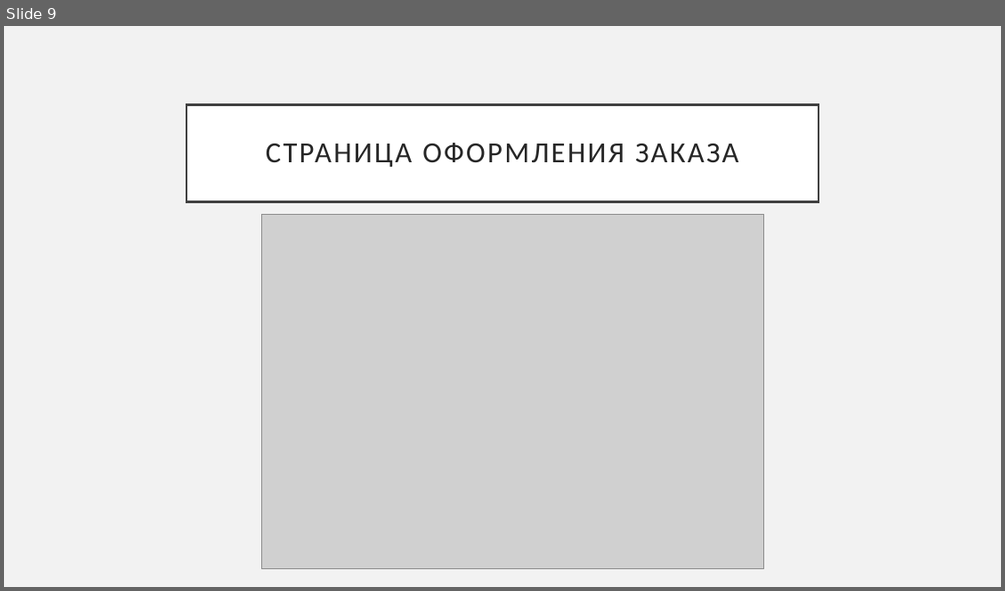
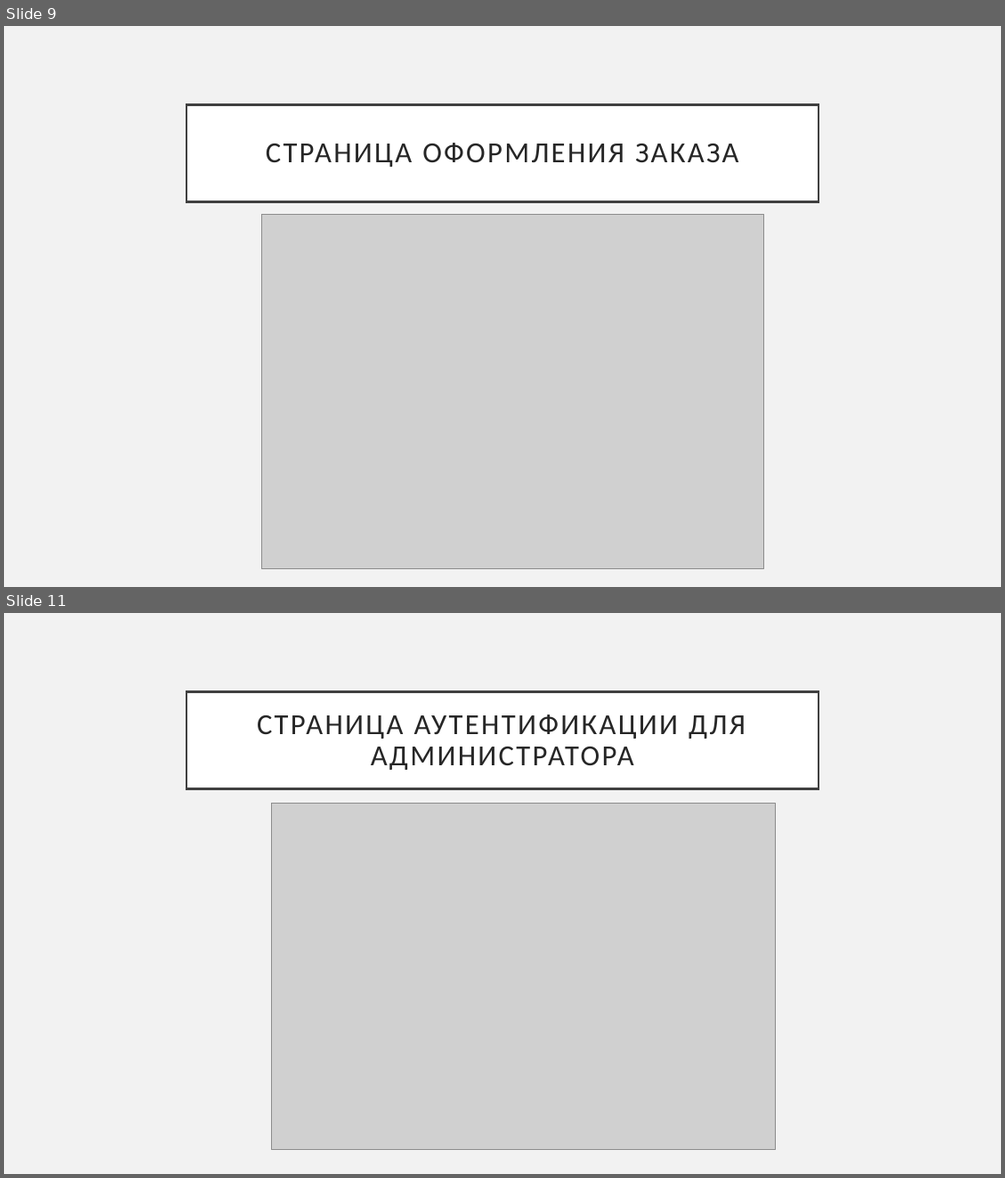
Before and after one commit to mmfgoncharovav/CourseWork, a slide deck: ИНТЕРНЕТ-МАГАЗИН.pptx. Shown one above the other, each under a label of ours: slide 9 before the commit, slides 9 and 11 after it; the slides between them are not shown. The pictures are 1005x591 and 1005x1178 pixels, drawn with LibreOffice and Linux fonts; fonts in the diff are those of the drawing; grey boxes stand for pictures. Boxes give left, top, right and bottom in pixels: in the first picture for what was removed or moved away, otherwise in the second. Text is boxed around its words. In the diff, an @@ line names an element or a change of style, - is before the commit and + after.

```diff
--- a/ИНТЕРНЕТ-МАГАЗИН.pptx
+++ b/ИНТЕРНЕТ-МАГАЗИН.pptx
@@ slide 11 added at (4,613,1001,1174), background #F2F2F2 @@
@@ title added at (186,691,818,788), fill #FFFFFF, outline #404040 2.5 pt, 28 pt, text #262626 @@
+СТРАНИЦА АУТЕНТИФИКАЦИИ ДЛЯ АДМИНИСТРАТОРА
@@ picture added at (272,803,776,1149) @@
```
Also in this commit, not shown: 2 slides changed, 2 other slides added, 1 other file.
